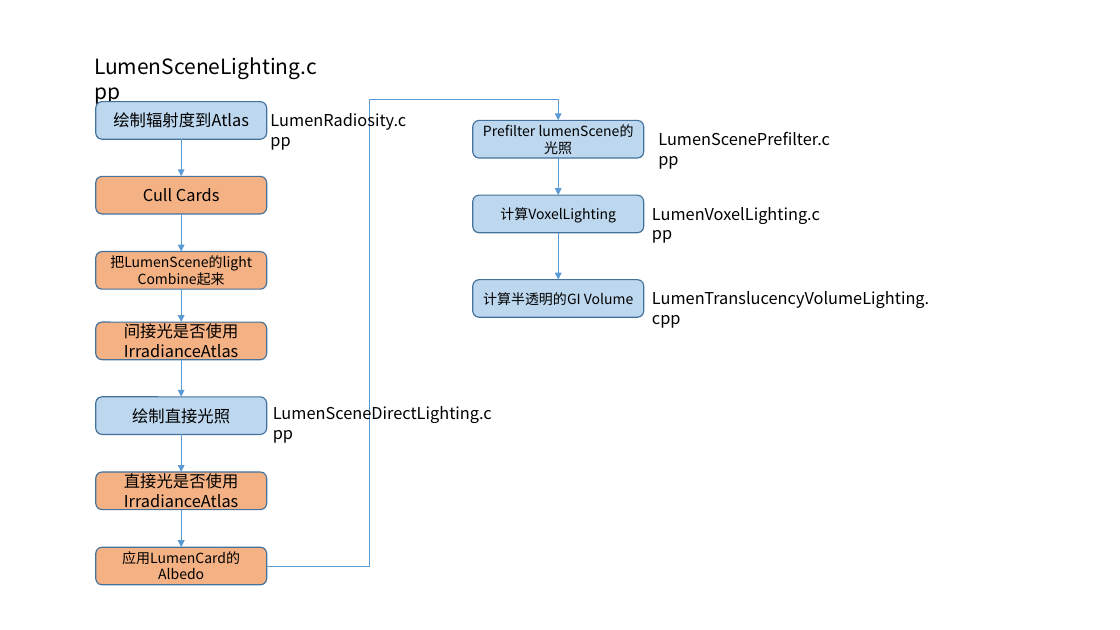
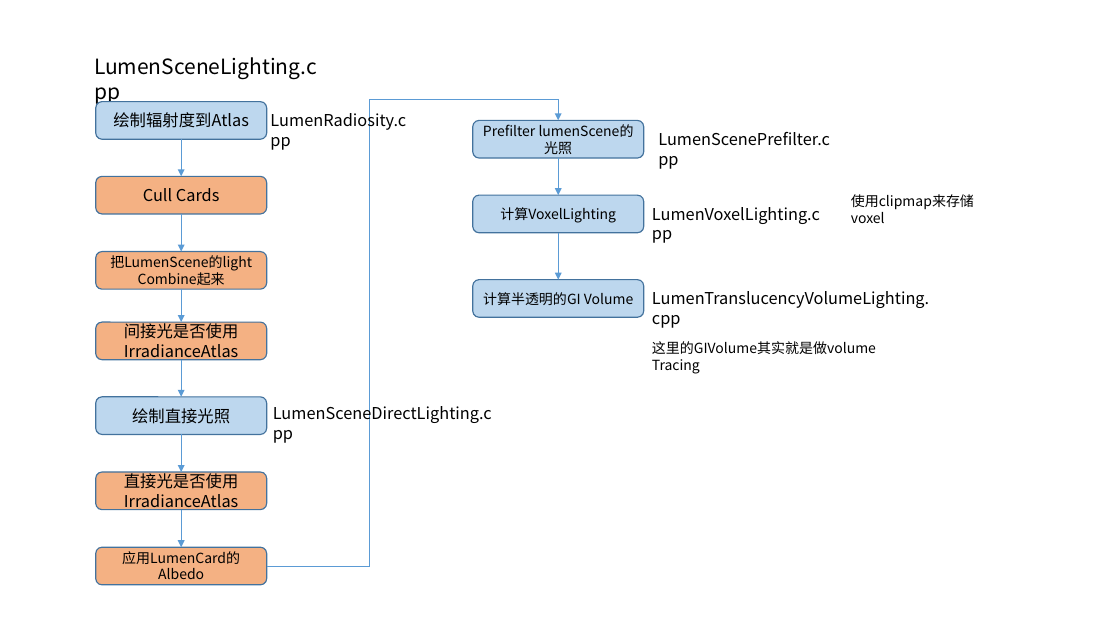
Before and after one commit to Tianji95/CG_learning_note, a slide deck: slide 10 of UE5_analysis/Lumen分析图.pptx. Drawn at 1120x630 pixels with LibreOffice and Linux fonts; fonts in the diff are those of the drawing. Boxes give left, top, right and bottom in pixels: in the first picture for what was removed or moved away, otherwise in the second. Text is boxed around its words. In the diff, an @@ line names an element or a change of style, - is before the commit and + after.

```diff
--- a/UE5_analysis/Lumen分析图.pptx
+++ b/UE5_analysis/Lumen分析图.pptx
@@ text added at box(851, 194, 974, 210), 12 pt, text #000000 @@
+使用clipmap来存储voxel
@@ text added at box(652, 341, 876, 374), 12 pt, text #000000 @@
+这里的GIVolume其实就是做volume Tracing
```
Also in this commit, not shown: 3 slides removed.
